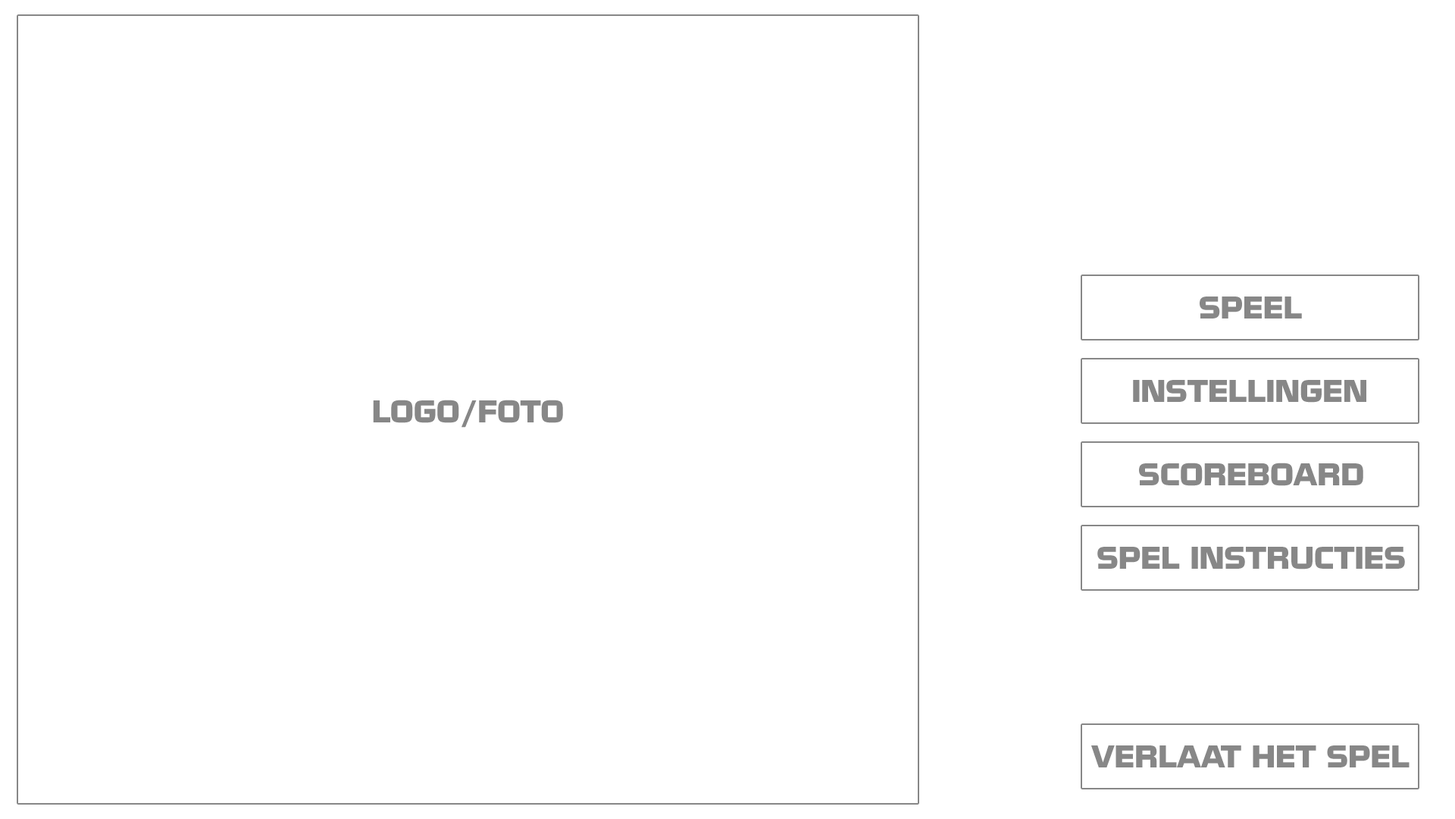
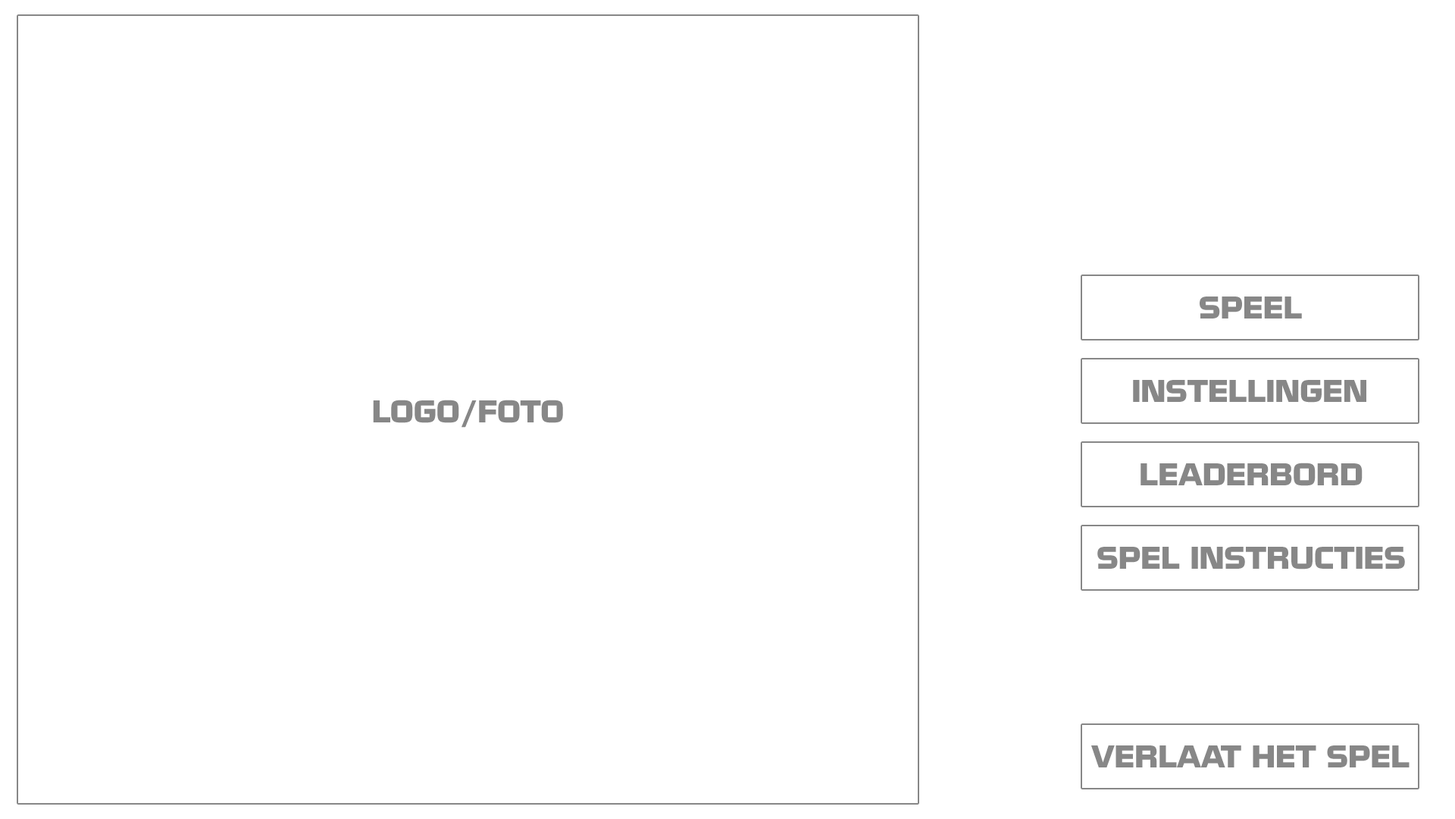
Revision of a layered 1455 x 819 image; what changed, layer by layer:
renamed "SCOREBOARD" to "LEADERBORD", painted on it over bbox(1139, 462, 1364, 486)
